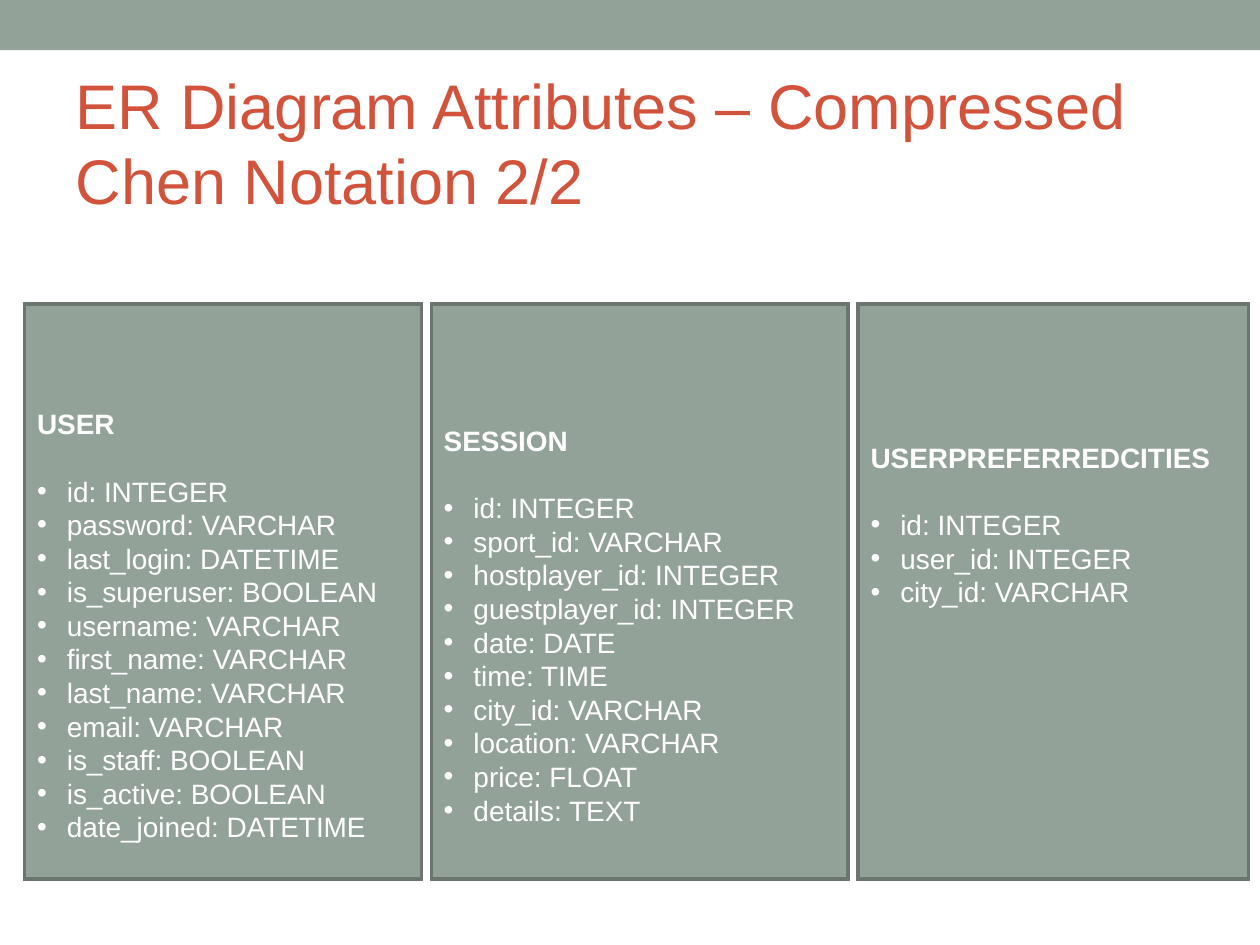
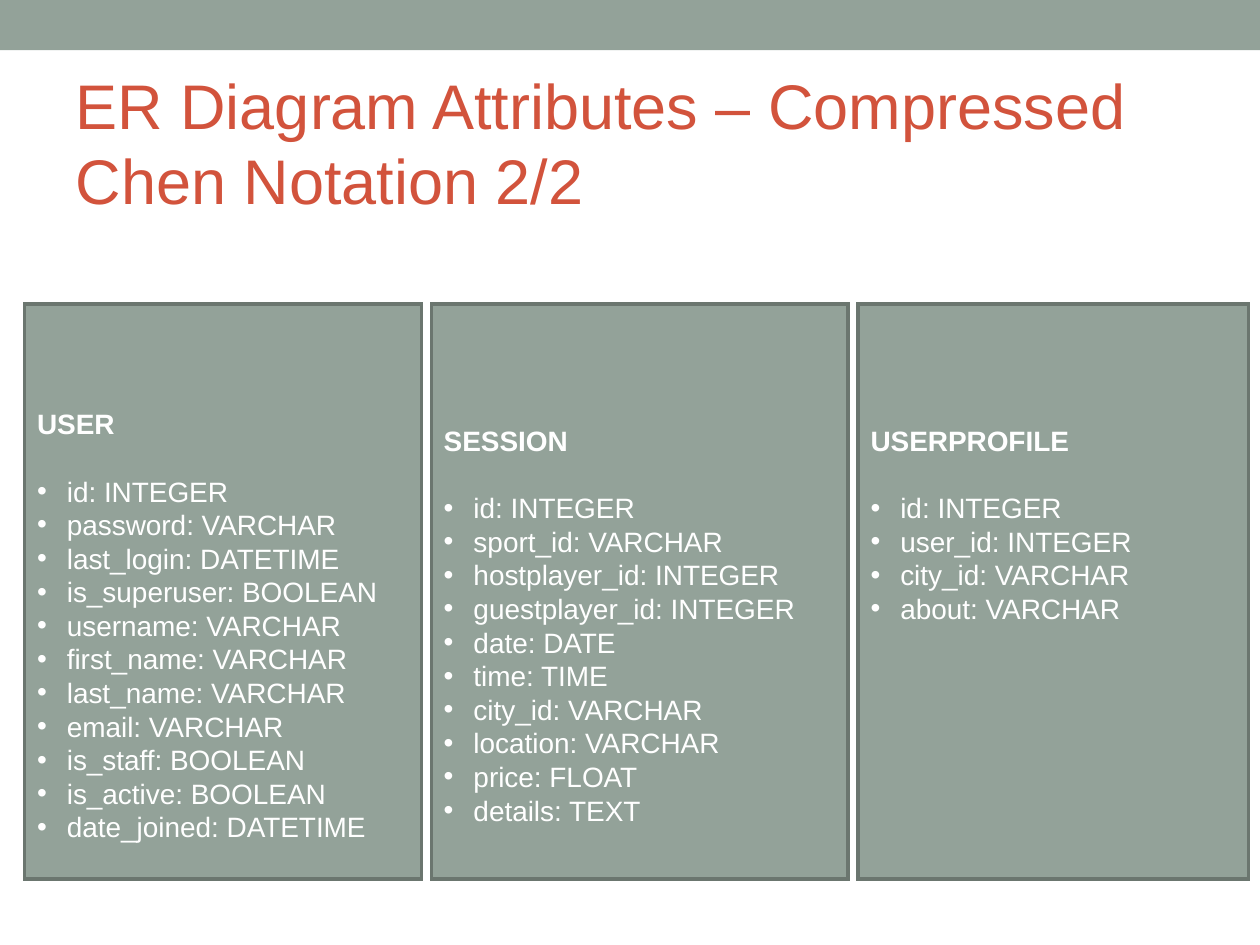
Before and after one commit to HelenFoster/DIM3-Team-K, a slide deck: slide 6 of Documents/Team-K-PlayMaker_updated.ppt. Drawn at 1260x945 pixels with LibreOffice and Linux fonts; fonts in the diff are those of the drawing. Boxes give left, top, right and bottom in pixels: in the first picture for what was removed or moved away, otherwise in the second. Text is boxed around its words. In the diff, an @@ line names an element or a change of style, - is before the commit and + after.

```diff
--- a/Documents/Team-K-PlayMaker_updated.ppt
+++ b/Documents/Team-K-PlayMaker_updated.ppt
@@ text in rectangle at [871, 431, 1069, 451]: text changed @@
-USERPREFERREDCITIES
+USERPROFILE
@@ text in rectangle at [900, 599, 1120, 619]: paragraph added @@
+• about: VARCHAR
```
Also in this commit, not shown: 2 other slides changed, 1 other file.
